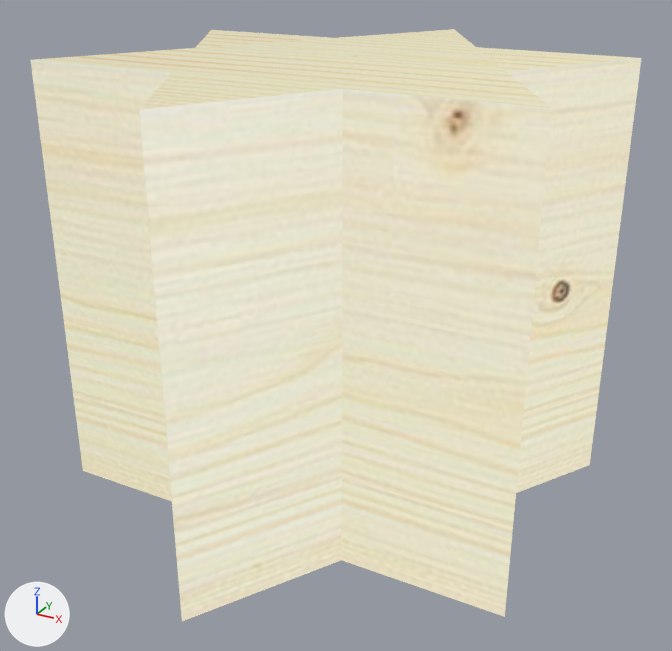
Two versions of the glTF model godot/assets/models/shape_matching/star.glb, one commit apart.
Rendered twice from a 50 mm camera at (0.903, -1.65, 0.723) aimed at (0.015, -0.034, -0.085). The lights are fixed; the arrows at lower left show +X, +Y and +Z.

Before the edit, the objects in view are built like this:
```python
mat_material_001 = bpy.data.materials.new('Material.001')
mat_material_001.use_nodes = True; mat_material_001.node_tree.nodes.clear()
_N = mat_material_001.node_tree.nodes; _L = mat_material_001.node_tree.links
n0 = _N.new('ShaderNodeEmission'); n0.name = 'Emission'
n1 = _N.new('ShaderNodeLightPath'); n1.name = 'Light Path'
n2 = _N.new('ShaderNodeBsdfTransparent'); n2.name = 'Transparent BSDF'
n3 = _N.new('ShaderNodeMixShader'); n3.name = 'Mix Shader'
n4 = _N.new('ShaderNodeOutputMaterial'); n4.name = 'Material Output'
n5 = _N.new('ShaderNodeTexImage'); n5.name = 'Image Texture'
n5.image = img_texture
_L.new(n1.outputs[0], n3.inputs[0])  # 'Is Camera Ray' to 'Factor'
_L.new(n2.outputs[0], n3.inputs[1])  # 'BSDF' to 'Shader'
_L.new(n0.outputs[0], n3.inputs[2])  # 'Emission' to 'Shader'
_L.new(n3.outputs[0], n4.inputs[0])  # 'Shader' to 'Surface'
_L.new(n5.outputs[0], n0.inputs[0])  # 'Color' to 'Color'
me_cylinder_001 = bpy.data.meshes.new('Cylinder.001')
me_cylinder_001.from_pydata(...)  # 24 vertices, 44 faces; spans x -0.517..0.517, y -0.598..0.598, z -0.468..0.468
me_cylinder_001.materials.append(mat_material_001)
ob_star_003 = bpy.data.objects.new('Star.003', me_cylinder_001)
ob_star_003.location = (0.0, 0.0, 0.0)
```
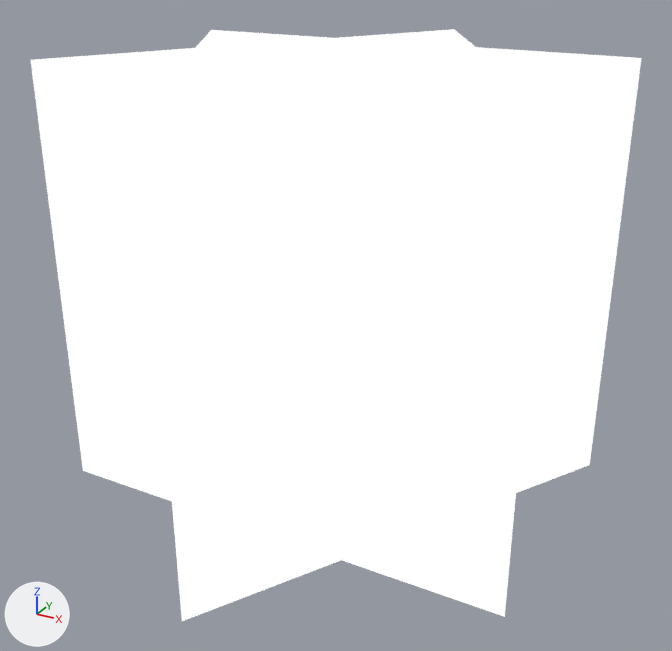
What differs and where, as boxes [x1, y1, x2, y2] in the pictures (672 x 651 px):
'Star.003', surface changed
    both: [31, 29, 641, 621]

Edits to the bpy script that builds the scene:
```text
Change mat_material_001:
    remove n5 = _N.new('ShaderNodeTexImage'); n5.name = 'Image Texture'
    remove n5.image = img_texture
    where n0 = _N.new('ShaderNodeEmission'); n0.name = 'Emission'
    remove _L.new(n5.outputs[0], n0.inputs[0])  # 'Color' to 'Color'
```
